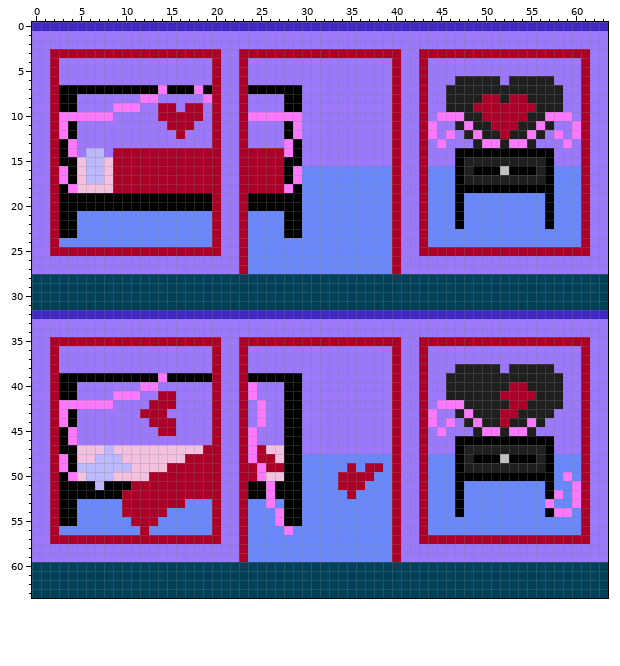
A pixel-art sprite gets an edit: resources/img/rooms/missionary_interior.png. Above is the file before it was changed.
The file is 64x64 pixels.
New version:
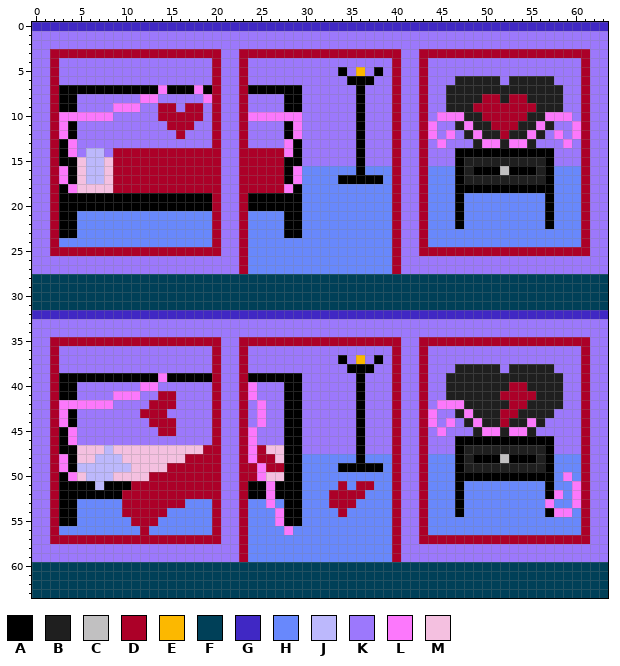
Palette (. is transparent): A #000000  B #1f1f1f  C #c1c0c1  D #ac0028  E #fcb800  F #004058  G #4028c4  H #6888fc  J #bcb8fc  K #9c78fc  L #fc78fc  M #f4c0e0
Change:
y 5: x 34 K -> A; x 36 K -> E; x 38 K -> A
y 6: x 35..37 KKK -> AAA
y 7..15: x 36 K -> A
y 16: x 36 H -> A
y 17: x 34..38 HHHHH -> AAAAA
y 37: x 34 K -> A; x 36 K -> E; x 38 K -> A
y 38: x 35..37 KKK -> AAA
y 39..47: x 36 K -> A
y 48: x 36 H -> A
y 49: x 34..38 HDHDD -> AAAAA
y 50: x 34..37 DDDD -> HHHH
y 51: x 35 D -> H; x 37 H -> D
y 52: x 33..34 HH -> DD; x 36 H -> D
y 53: x 33..35 HHH -> DDD
y 54: x 34 H -> D
Changed places in both pictures, as pixel boxes (x1, y1, x2, y2):
changed: (338, 67, 383, 184)
changed: (329, 355, 383, 517)
